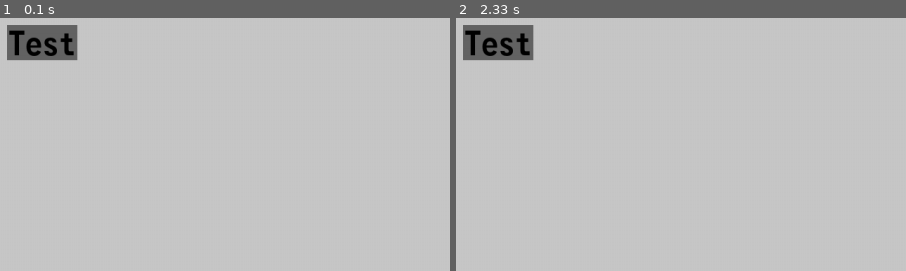
Above: before the commit, frames 1-2 (left to right).
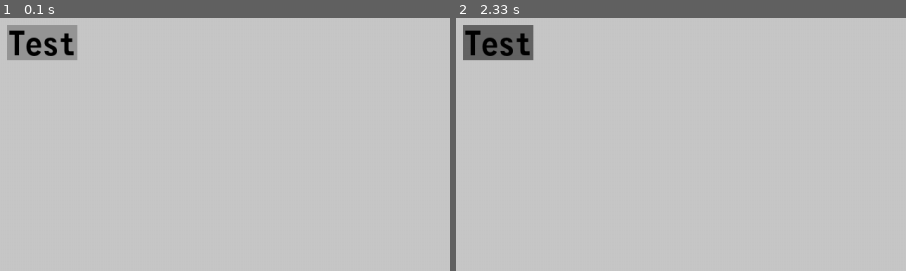
Above: after the commit, the same moments.

Repository: ExtraMobs/PyScratch
Game: pygame game, started from main.py
The game is run twice, just before and just after one commit, with the same random seed, the same clock (stepped at 60 frames per second) and the same inputs.
Inputs (mouse positions are % of the whole screen's width and height, from its top left):
- Up to frame 1 (0.1 s): no input
- Up to frame 2 (2.33 s): click (5, 5) at 0.38 s; press the mouse at (5, 5) at 0.7 s; move the mouse to (42, 31) at 0.8 s; release the mouse at (79, 58) at 0.93 s; click (5, 5) at 2.05 s
The pictures show only the part of the screen within x 0-50%, y 0-50%; the shares and areas given below are measured in that part.

The runs differ from the first frame. In frame 1, 1.6% of the frame differs, in the area x 1-18%, y 2-17%; in frame 2, nothing differs.

Commit message:
option selected animation

Diff:
--- a/children/option.py
+++ b/children/option.py
@@ -4,25 +4,33 @@
 
 from children.text import TEXT_STATIC_MODE, Text
 from gameengine.basechild import BaseChild
+from gameengine.mouse import Mouse
 from gameengine.resources import Resources
 
 CENTERED_DRAWING_MODE = enum.auto()
+
+
+class OptionAttr:
+    def __init__(self, idle, selected):
+        self.idle_color = idle
+        self.selected_color = selected
 
 
 class Option(BaseChild):
     def __init__(
         self,
         rect,
-        bg,
         text,
         text_fg=(0, 0, 0),
         text_bg=None,
+        attr=OptionAttr((150, 150, 150), (100, 100, 100)),
         mode=CENTERED_DRAWING_MODE,
     ):
         super().__init__()
         self.surface = pygame.Surface(rect.size)
         self.rect = pygame.FRect(rect)
-        self.bg = bg
+
+        self.attr = attr
 
         self.w_text = Text(
             TEXT_STATIC_MODE,
@@ -34,6 +42,14 @@
         self.add_children(self.w_text)
         self.set_mode(mode)
 
+    def update(self):
+        super().update()
+
+        if self.rect.collidepoint(Mouse.pos):
+            self.bg = self.attr.selected_color
+        else:
+            self.bg = self.attr.idle_color
+
     def set_mode(self, mode):
         if mode == CENTERED_DRAWING_MODE:
             self.w_text.rect.center = pygame.Vector2(self.rect.size) / 2
--- a/gameengine/hierarchicalobject.py
+++ b/gameengine/hierarchicalobject.py
@@ -16,7 +16,7 @@
         for child in children:
             self.children.remove(child)
 
-    def update(self, *args, **kwargs):
+    def update(self):
         for child in list(self.children):
             child.update()
 
--- a/scenes/mainscene.py
+++ b/scenes/mainscene.py
@@ -10,7 +10,7 @@
         super().__init__()
         self.bg = (200, 200, 200)
 
-        option_test = Option(pygame.Rect(10, 10, 100, 50), (100, 100, 100), "Test")
+        option_test = Option(pygame.Rect(10, 10, 100, 50), "Test")
         self.add_children(option_test)
 
     def update(self):
